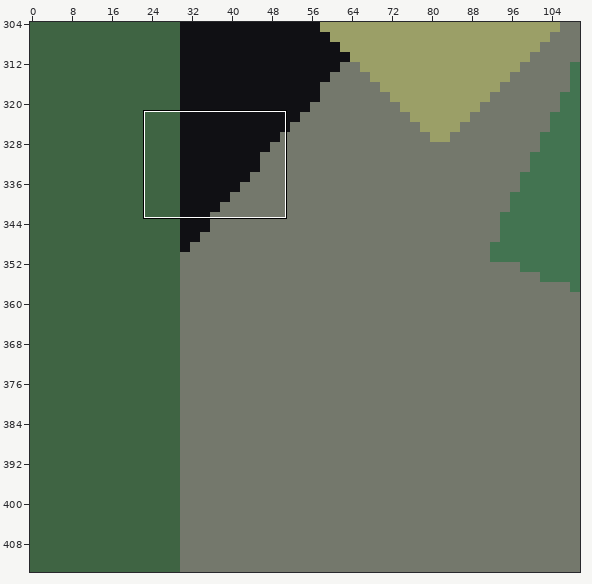
Two versions of a level (LDtk project, game/content/maps/world.ldtk). The first picture is a wide view before the edit; the outline marks the close-up.
Close-up. Before the edit:
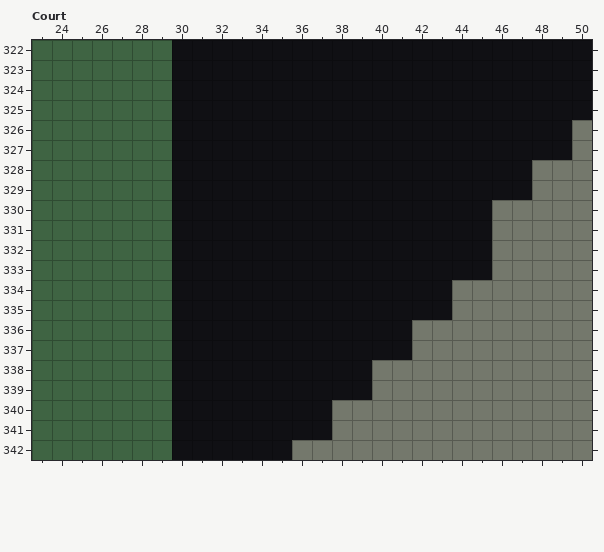
Cells are 10x10 px. Shown: Court x 23..50, y 322..342. The commit also changed other parts of the map, which this record leaves out. The old version is drawn lined up with the new one.
Once edited:
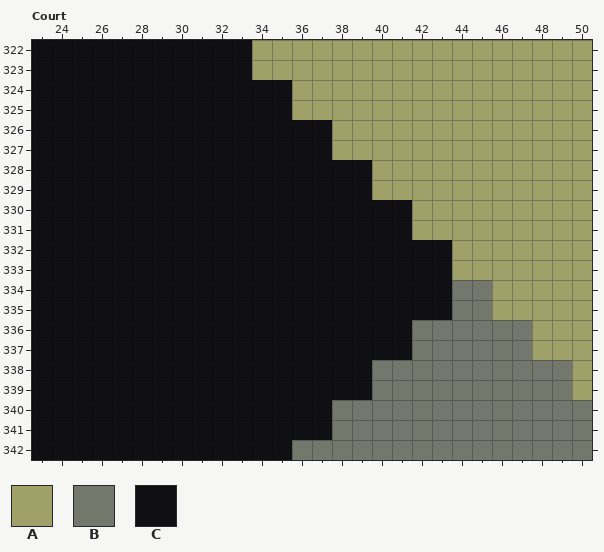
Key: from "Height": A 37 "t37"; from "Terrain": B 1 "rock", C 2 "void".
_ is an empty cell.
From old to new:
{"change": "map size 446x444 -> 522x520 cells (old content now starts at 30,30; both pictures use the new coordinates)"}
{"where": "layer \"Height\""}
{"y":322,"x":34,"old":"_________________","new":"AAAAAAAAAAAAAAAAA"}
{"y":323,"x":34,"old":"_________________","new":"AAAAAAAAAAAAAAAAA"}
{"y":324,"x":36,"old":"_______________","new":"AAAAAAAAAAAAAAA"}
{"y":325,"x":36,"old":"_______________","new":"AAAAAAAAAAAAAAA"}
{"y":326,"x":38,"old":"_____________","new":"AAAAAAAAAAAAA"}
{"y":327,"x":38,"old":"_____________","new":"AAAAAAAAAAAAA"}
{"y":328,"x":40,"old":"___________","new":"AAAAAAAAAAA"}
{"y":329,"x":40,"old":"___________","new":"AAAAAAAAAAA"}
{"y":330,"x":42,"old":"_________","new":"AAAAAAAAA"}
{"y":331,"x":42,"old":"_________","new":"AAAAAAAAA"}
{"y":332,"x":44,"old":"_______","new":"AAAAAAA"}
{"y":333,"x":44,"old":"_______","new":"AAAAAAA"}
{"y":334,"x":46,"old":"_____","new":"AAAAA"}
{"y":335,"x":46,"old":"_____","new":"AAAAA"}
{"y":336,"x":48,"old":"___","new":"AAA"}
{"y":337,"x":48,"old":"___","new":"AAA"}
{"y":338,"x":50,"old":"_","new":"A"}
{"y":339,"x":50,"old":"_","new":"A"}
{"where": "layer \"Terrain\""}
{"y":322,"x":23,"old":"_______","new":"CCCCCCC"}
{"y":322,"x":34,"old":"CCCCCCCCCCCCCCCCC","new":"_________________"}
{"y":323,"x":23,"old":"_______","new":"CCCCCCC"}
{"y":323,"x":34,"old":"CCCCCCCCCCCCCCCCC","new":"_________________"}
{"y":324,"x":23,"old":"_______","new":"CCCCCCC"}
{"y":324,"x":36,"old":"CCCCCCCCCCCCCCC","new":"_______________"}
{"y":325,"x":23,"old":"_______","new":"CCCCCCC"}
{"y":325,"x":36,"old":"CCCCCCCCCCCCCCC","new":"_______________"}
{"y":326,"x":23,"old":"_______","new":"CCCCCCC"}
{"y":326,"x":38,"old":"CCCCCCCCCCCCB","new":"_____________"}
{"y":327,"x":23,"old":"_______","new":"CCCCCCC"}
{"y":327,"x":38,"old":"CCCCCCCCCCCCB","new":"_____________"}
{"y":328,"x":23,"old":"_______","new":"CCCCCCC"}
{"y":328,"x":40,"old":"CCCCCCCCBBB","new":"___________"}
{"y":329,"x":23,"old":"_______","new":"CCCCCCC"}
{"y":329,"x":40,"old":"CCCCCCCCBBB","new":"___________"}
{"y":330,"x":23,"old":"_______","new":"CCCCCCC"}
{"y":330,"x":42,"old":"CCCCBBBBB","new":"_________"}
{"y":331,"x":23,"old":"_______","new":"CCCCCCC"}
{"y":331,"x":42,"old":"CCCCBBBBB","new":"_________"}
{"y":332,"x":23,"old":"_______","new":"CCCCCCC"}
{"y":332,"x":44,"old":"CCBBBBB","new":"_______"}
{"y":333,"x":23,"old":"_______","new":"CCCCCCC"}
{"y":333,"x":44,"old":"CCBBBBB","new":"_______"}
{"y":334,"x":23,"old":"_______","new":"CCCCCCC"}
{"y":334,"x":46,"old":"BBBBB","new":"_____"}
{"y":335,"x":23,"old":"_______","new":"CCCCCCC"}
{"y":335,"x":46,"old":"BBBBB","new":"_____"}
{"y":336,"x":23,"old":"_______","new":"CCCCCCC"}
{"y":336,"x":48,"old":"BBB","new":"___"}
{"y":337,"x":23,"old":"_______","new":"CCCCCCC"}
{"y":337,"x":48,"old":"BBB","new":"___"}
{"y":338,"x":23,"old":"_______","new":"CCCCCCC"}
{"y":338,"x":50,"old":"B","new":"_"}
{"y":339,"x":23,"old":"_______","new":"CCCCCCC"}
{"y":339,"x":50,"old":"B","new":"_"}
{"y":340,"x":23,"old":"_______","new":"CCCCCCC"}
{"y":341,"x":23,"old":"_______","new":"CCCCCCC"}
{"y":342,"x":23,"old":"_______","new":"CCCCCCC"}
{"label":"added","picture_box":[32,40,172,460]}
{"label":"changed","picture_box":[252,40,592,400]}
